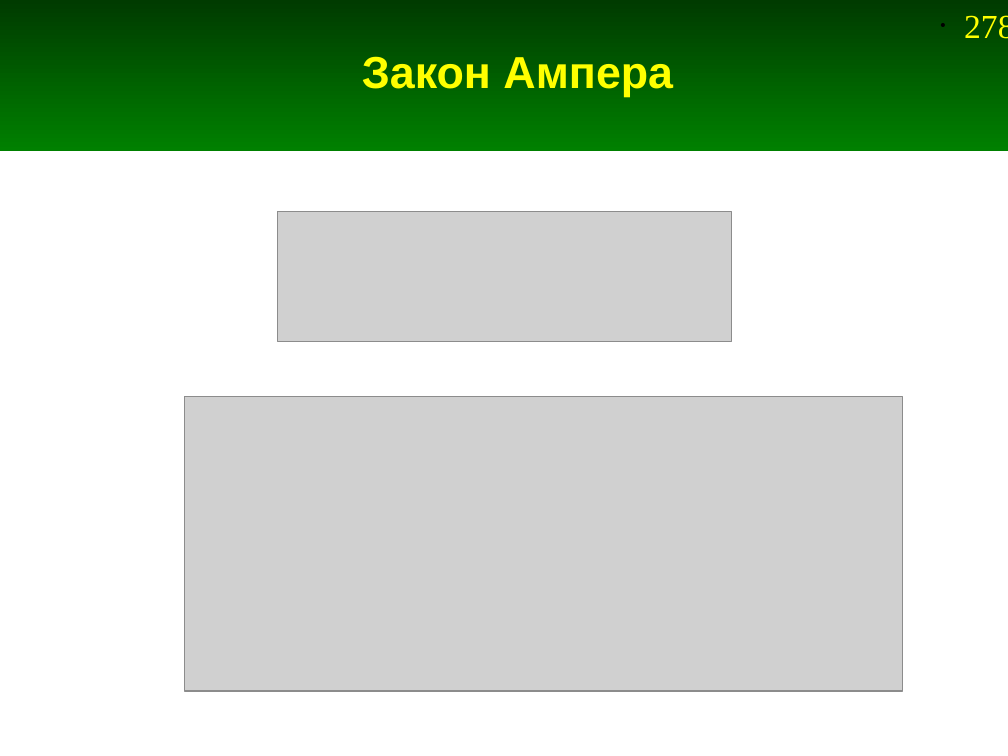
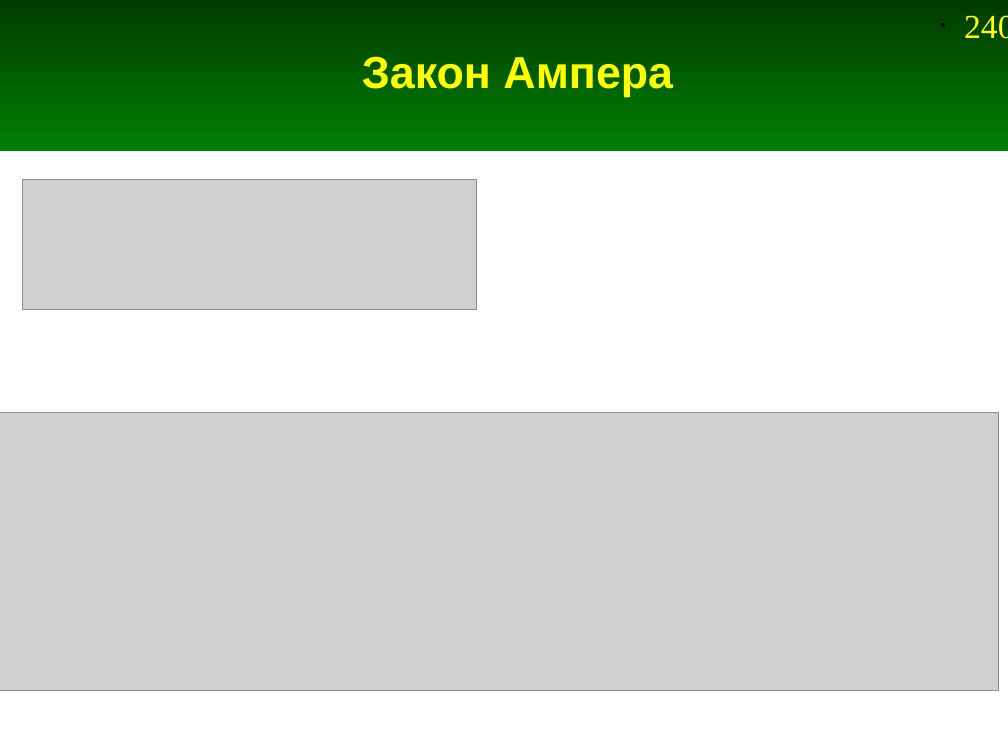
Before and after one commit to andris0147sv/modelling, a slide deck: slide 240 of presentations/2. FDTD.odp (slide 278 before the commit). Drawn at 1008x756 pixels with LibreOffice and Linux fonts; fonts in the diff are those of the drawing; grey boxes stand for pictures. Boxes give left, top, right and bottom in pixels: in the first picture for what was removed or moved away, otherwise in the second. Text is boxed around its words. In the diff, an @@ line names an element or a change of style, - is before the commit and + after.

```diff
--- a/presentations/2. FDTD.odp
+++ b/presentations/2. FDTD.odp
@@ page number at (x1=964, y1=15, x2=1008, y2=39): text changed @@
-• 278
+• 240
@@ picture moved from (x1=278, y1=211, x2=732, y2=341) to (x1=23, y1=179, x2=477, y2=309) @@
@@ picture resized from (x1=184, y1=397, x2=902, y2=691) to (x1=0, y1=412, x2=999, y2=690) @@
```
Also in this commit, not shown: 5 other slides changed, 6 slides added, 5 slides removed, 3 other files.
